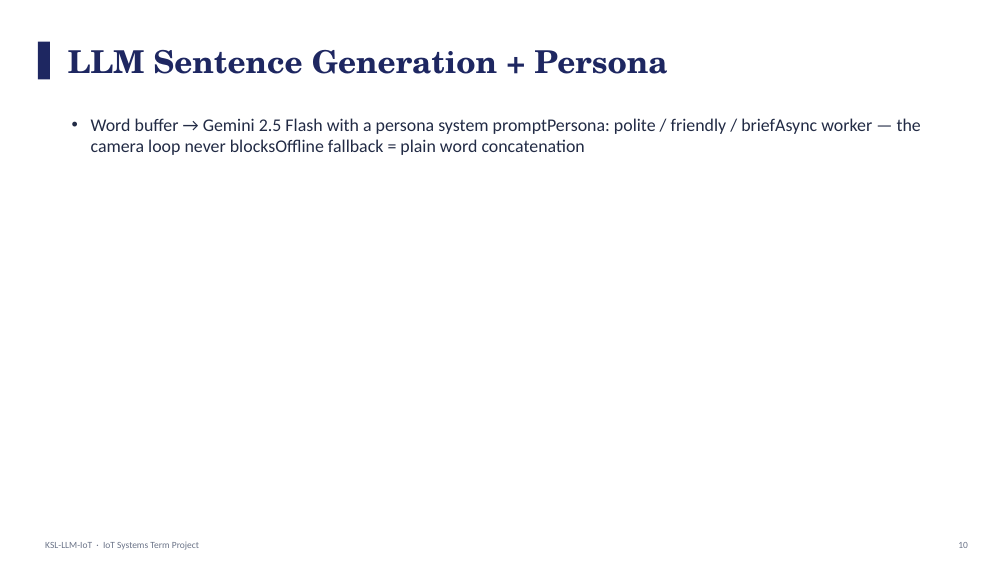
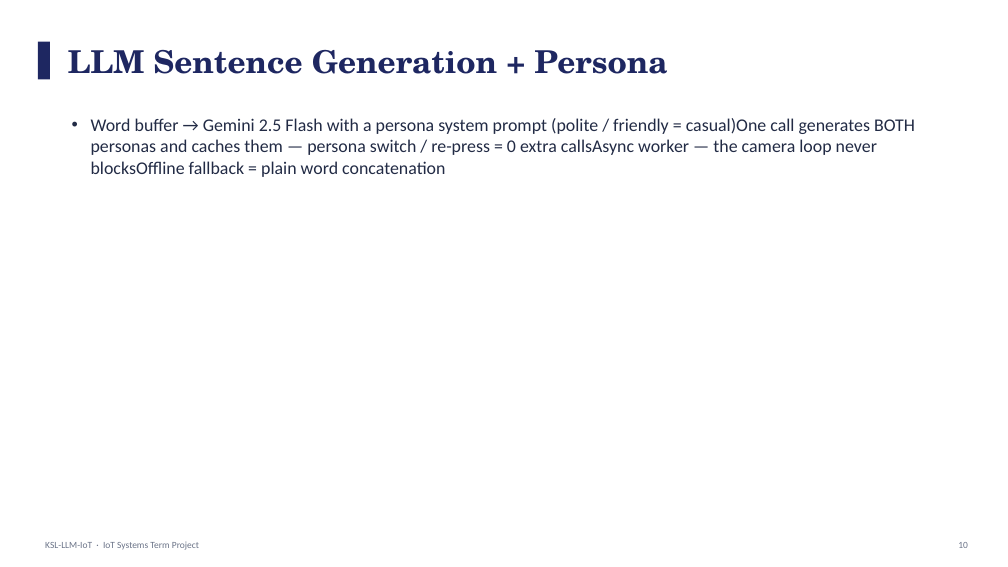
Before and after one commit to andrew427dev/KSL-LLM-IoT, a slide deck: slide 10 of docs/KSL-LLM-IoT_Slides.pptx. Drawn at 1008x567 pixels with LibreOffice and Linux fonts; fonts in the diff are those of the drawing. Boxes give left, top, right and bottom in pixels: in the first picture for what was removed or moved away, otherwise in the second. Text is boxed around its words. In the diff, an @@ line names an element or a change of style, - is before the commit and + after.

```diff
--- a/docs/KSL-LLM-IoT_Slides.pptx
+++ b/docs/KSL-LLM-IoT_Slides.pptx
@@ text at (91,118,915,177): text changed @@
-• Word buffer → Gemini 2.5 Flash with a persona system promptPersona: polite / friendly / briefAsync worker — the camera loop never blocksOffline fallback = plain word concatenation
+• Word buffer → Gemini 2.5 Flash with a persona system prompt (polite / friendly = casual)One call generates BOTH personas and caches them — persona switch / re-press = 0 extra callsAsync worker — the camera loop never blocksOffline fallback = plain word concatenation
```
Also in this commit, not shown: 5 other slides changed, 12 other files.
